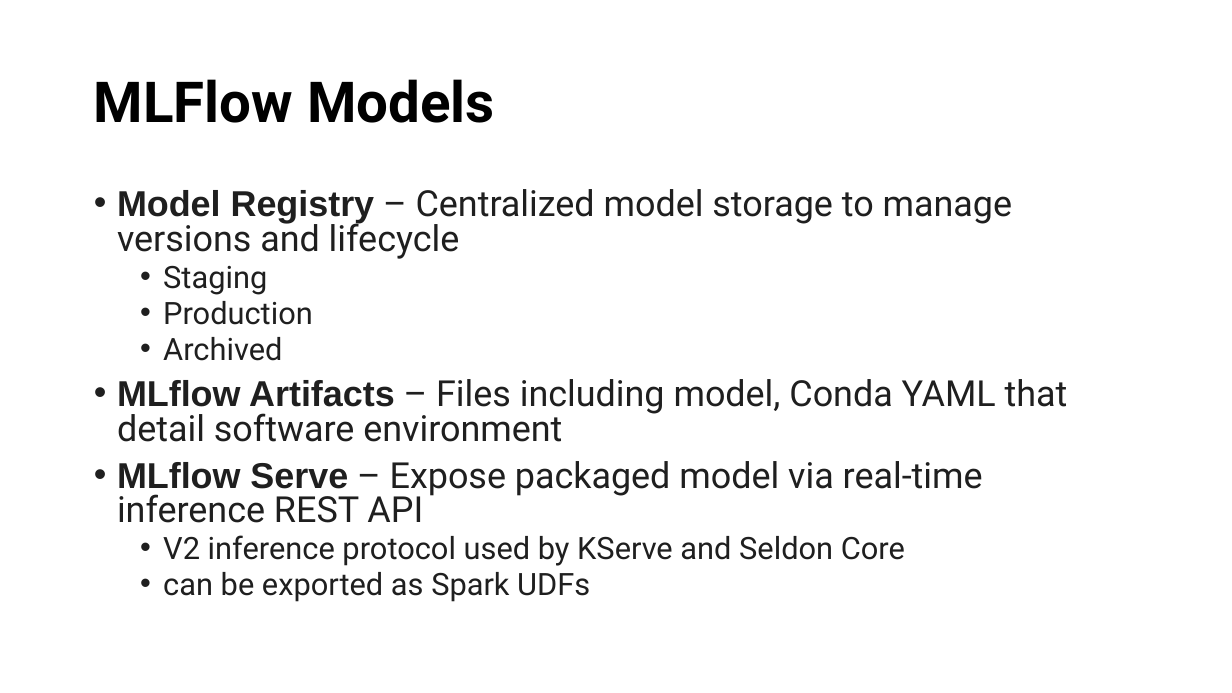
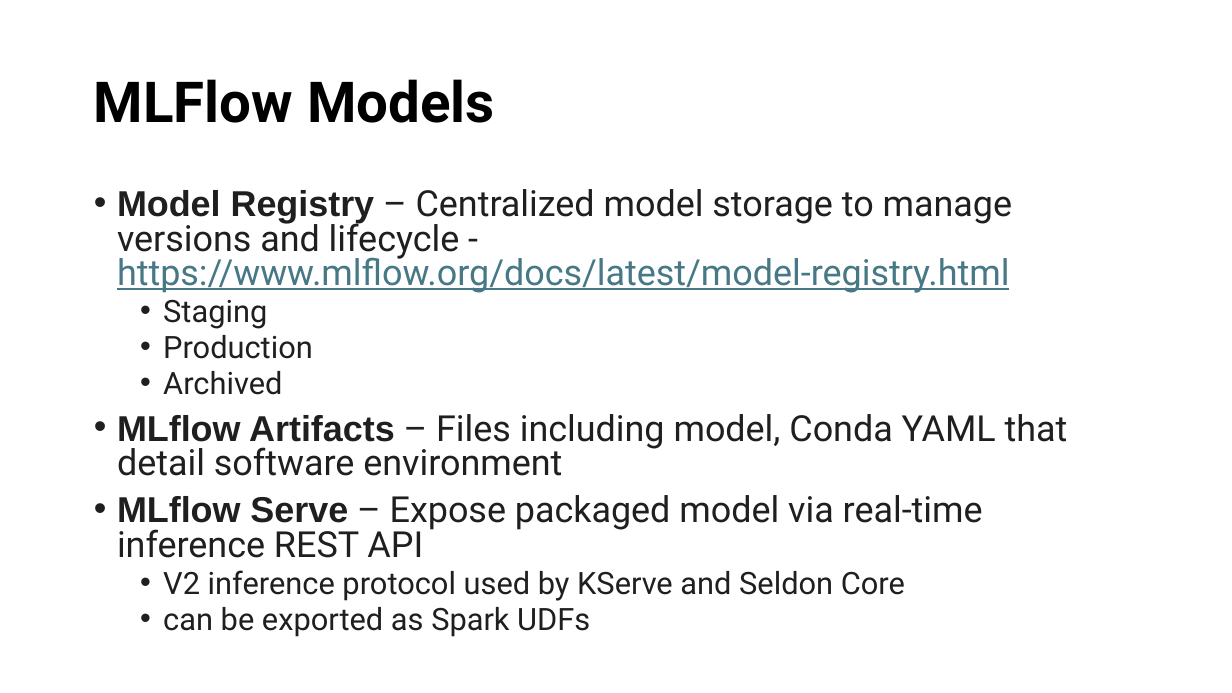
Before and after one commit to lingea-research/MLOps_Workshop, a slide deck: slide 16 of presentation/MLOps-Why-and-How.pptx (slide 15 before the commit). Drawn at 1232x693 pixels with LibreOffice and Linux fonts; fonts in the diff are those of the drawing. Boxes give left, top, right and bottom in pixels: in the first picture for what was removed or moved away, otherwise in the second. Text is boxed around its words. In the diff, an @@ line names an element or a change of style, - is before the commit and + after.

```diff
--- a/presentation/MLOps-Why-and-How.pptx
+++ b/presentation/MLOps-Why-and-How.pptx
@@ text at [117,189,1013,293]: text changed @@
-• Model Registry – Centralized model storage to manage versions and lifecycle
+• Model Registry – Centralized model storage to manage versions and lifecycle - https://www.mlflow.org/docs/latest/model-registry.html
```
Also in this commit, not shown: 6 other slides changed, 2 slides added, 7 other files.
